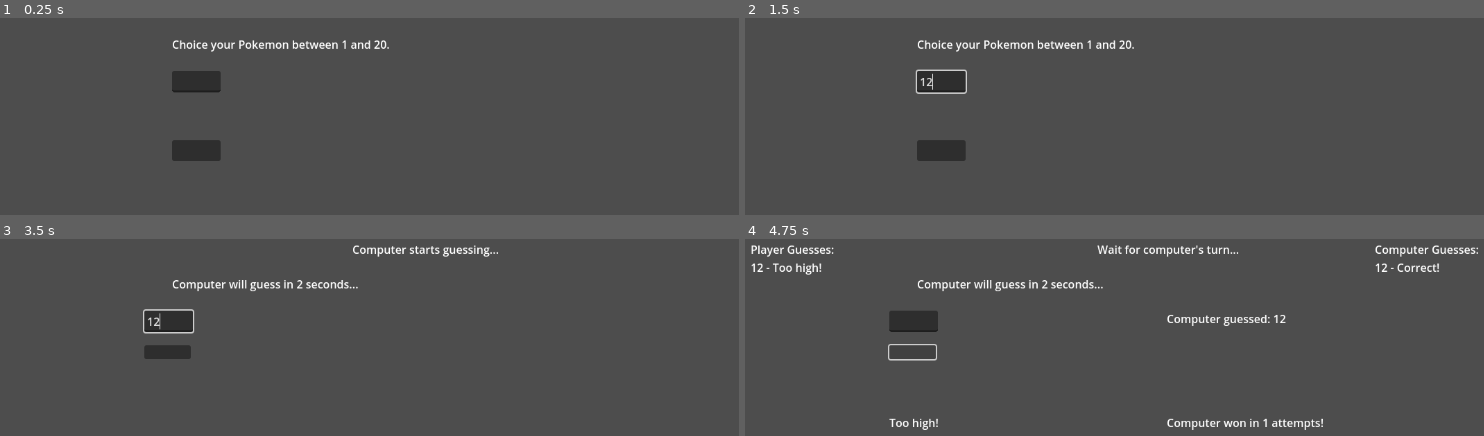
Above: before the commit, frames 1-4 (two rows, left to right).
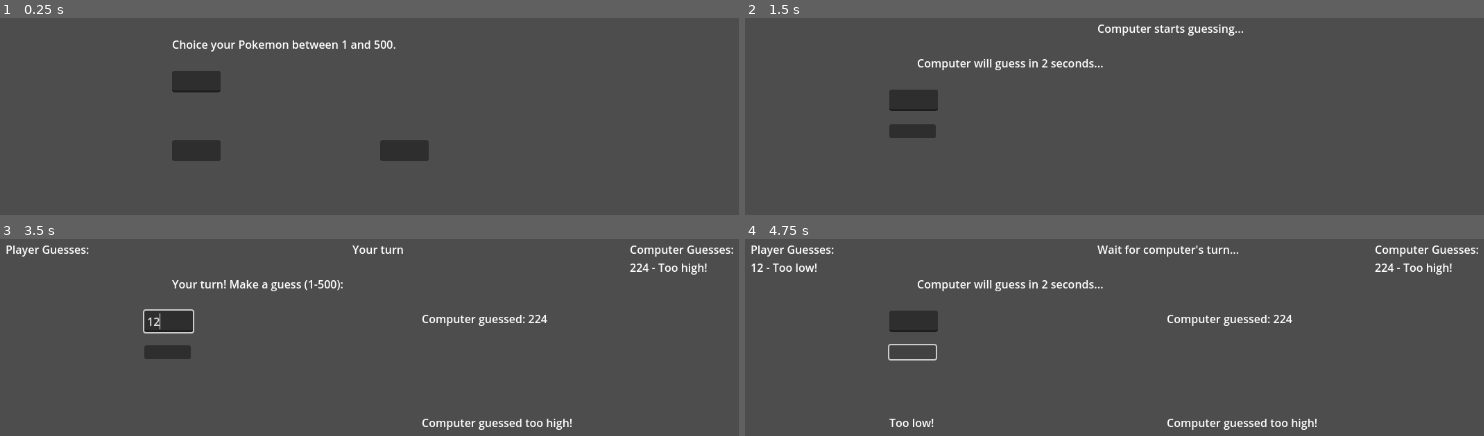
Above: after the commit, the same moments.

Repository: Quilfort/gameoff-2024
Game: Godot game, scene res://Scenes/before_battle.tscn
Same seed, same stepped clock (60 frames per second), same inputs: the game is played once before the commit and once after it.
Inputs (mouse positions are in pixels of both pictures, inside the frame that each line leads up to):
- Up to frame 1 (0.25 s): no input
- Up to frame 2 (1.5 s): click (944, 81) at 0.52 s; type "12" at 0.6 s; click (1151, 149) at 1.27 s
- Up to frame 3 (3.5 s): click (199, 370) at 2.02 s; click (169, 321) at 2.77 s; type "12" at 2.85 s
- Up to frame 4 (4.75 s): click (914, 351) at 3.5 s; click (914, 351) at 4.25 s

The runs differ from the first frame. In frame 1, 0.8% of the frame differs, in the area x 50-59%, y 11-73%; in frame 2, 4.3%, in the area x 19-68%, y 3-73%; in frame 3, 2.8%; in frame 4, 0.8%.

Commit message:
Add first idea of strategy

Diff:
--- a/game-off-2024/Scenes/before_battle.tscn
+++ b/game-off-2024/Scenes/before_battle.tscn
@@ -23,4 +23,11 @@
 offset_right = 370.0
 offset_bottom = 280.0
 
+[node name="EvenButton" type="Button" parent="."]
+offset_left = 600.0
+offset_top = 250.0
+offset_right = 670.0
+offset_bottom = 280.0
+
 [connection signal="pressed" from="StartButton" to="." method="_on_start_button_pressed"]
+[connection signal="pressed" from="EvenButton" to="." method="_on_even_button_pressed"]
--- a/game-off-2024/Scripts/battle.gd
+++ b/game-off-2024/Scripts/battle.gd
@@ -12,6 +12,8 @@
 var game_started = BattleData.game_started
 var computer_timer = 0
 var computer_delay = 2.0
+
+var computer_strategy = BattleData.computer_strategy
 
 # Variables for smart computer guessing
 var computer_min = 1
@@ -57,7 +59,6 @@
 
 
 func which_player_starts():
-
 	# Random select Player
 	is_player_turn = randi() % 2 == 0
 
@@ -125,11 +126,14 @@
 	var possible_numbers = []
 	for i in range(computer_min, computer_max + 1):
 		if i not in computer_previous_guesses:
+			if BattleData.computer_strategy == "even" and i % 2 == 1:
+				continue  # Skip odd numbers in special mode
 			possible_numbers.append(i)
 
 	if possible_numbers.size() > 0:
 		return possible_numbers[randi() % possible_numbers.size()]
 
+	# If no even options left in special mode, guess the only remaining odd number
 	return computer_min + (computer_max - computer_min) / 2
 
 func computer_guesses():
--- a/game-off-2024/Scripts/battle_data.gd
+++ b/game-off-2024/Scripts/battle_data.gd
@@ -6,5 +6,8 @@
 # Battle Settings
 var game_started = false
 
+# Computer Settings
+var computer_strategy = ""
+
 # Player
 var player_number = 0
--- a/game-off-2024/Scripts/before_battle.gd
+++ b/game-off-2024/Scripts/before_battle.gd
@@ -1,6 +1,6 @@
 extends Node2D
 
-var MAX_NUMBER = 20
+var MAX_NUMBER = 500
 
 var player_number = 0
 var game_started = false
@@ -20,6 +20,22 @@
 		game_started = true
 		BattleData.game_started = game_started
 		BattleData.player_number = player_number
+		BattleData.computer_strategy = "normal"
 		$GuessInput.clear()
 		BattleData.MAX_NUMBER = MAX_NUMBER
 		get_tree().change_scene_to_file("res://Scenes/battle.tscn")
+
+
+func _on_even_button_pressed() -> void:
+	if !game_started:
+		player_number = $GuessInput.text.to_int()
+		if player_number < 1 or player_number > MAX_NUMBER:
+			$StartLabel.text = "Please enter a number between 1 and %d." % MAX_NUMBER
+			return
+		game_started = true
+		BattleData.game_started = game_started
+		BattleData.player_number = player_number
+		BattleData.computer_strategy = "even"
+		$GuessInput.clear()
+		BattleData.MAX_NUMBER = MAX_NUMBER
+		get_tree().change_scene_to_file("res://Scenes/battle.tscn")
